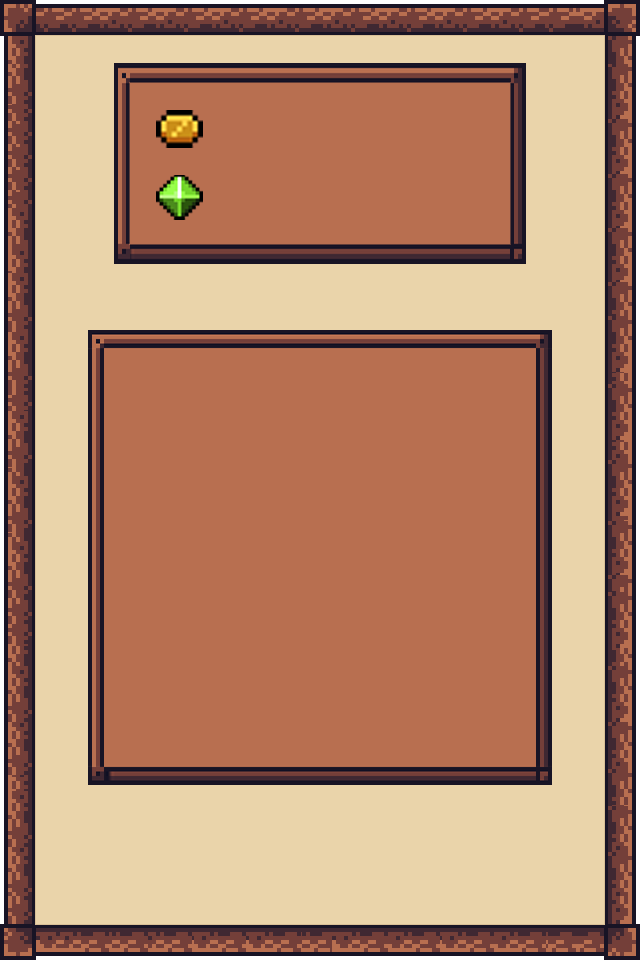
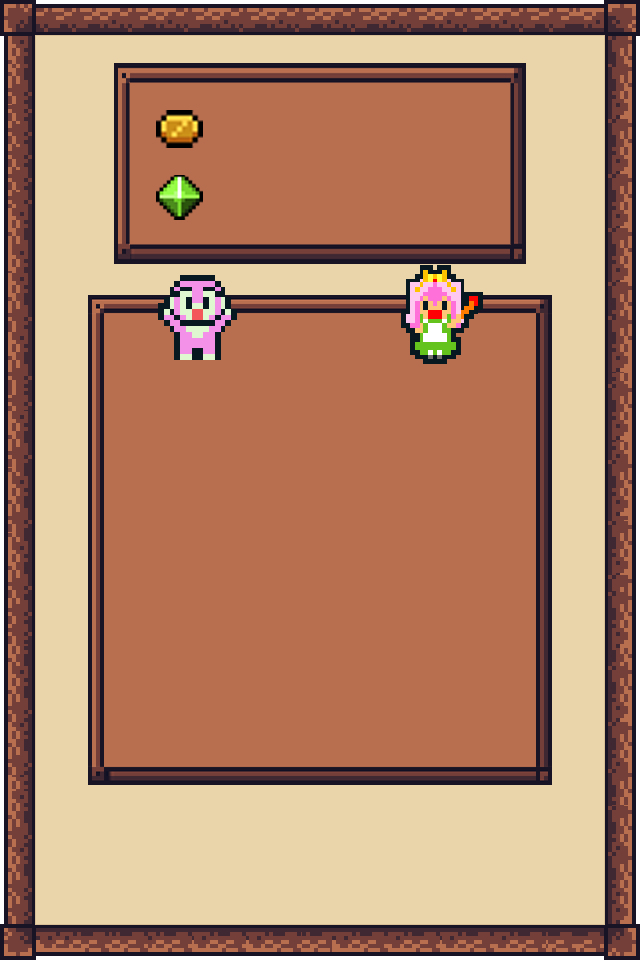
Layer changes from the first 640 × 960 image to the second:
added layer "レイヤー 24" above "レイヤー 26" over [158,275,237,360]
added layer "レイヤー 26" above "レイヤー 23" over [401,265,483,364]
added layer "レイヤー 23" above "レイヤー 25" over [88,295,552,361]
added layer "レイヤー 25" above "レイヤー 21" over [174,352,461,364]
painted on "レイヤー 21" over [88,330,552,364]
